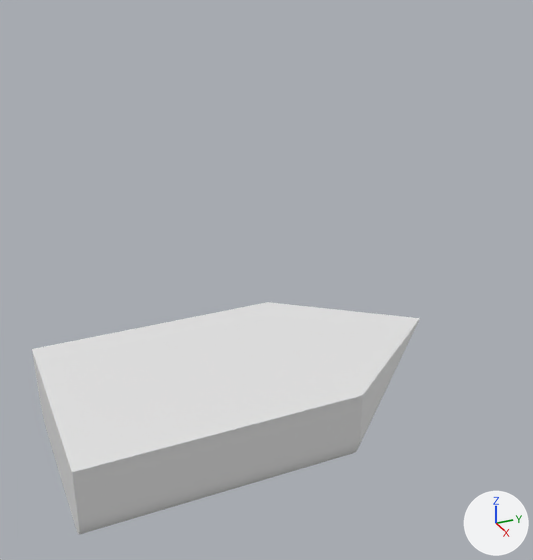
A saved change to the Blender file Blender/boot.blend.
Before and after are seen from a 50 mm camera at (14.77, -2.29, 10.41) aimed at (0.01, 4.35, 3.03). The lights are fixed; the arrows at lower right show +X, +Y and +Z.

The older version as bpy lines, for what is in view:
```python
me_cube = bpy.data.meshes.new('Cube')
me_cube.from_pydata(...)  # 62 vertices, 61 faces; spans x -2.64..2.64, y -1.0..8.99, z -1.0..1.0
me_cube.materials.append(mat_material)  # white #e7e7e7
ob_cube = bpy.data.objects.new('Cube', me_cube)
ob_cube.location = (0.0, 0.0, 0.0)
```
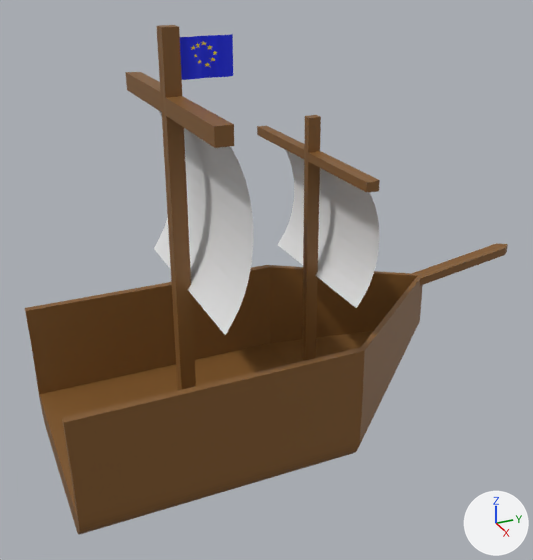
Commit message: boot
boot afgemaakt

Changed parts and their boxes (x1, y1, x2, y2) in the pictures (533 x 560 px):
'Cube', reshaped (24% wider, 118% taller): before (32, 302, 420, 535); after (25, 25, 508, 535)
part 1 of me_cube, added: after (278, 150, 379, 308)
part 2 of me_cube, added: after (154, 111, 253, 335)
part 3 of me_cube, built on: before (32, 302, 420, 534); after (25, 25, 508, 534)
part 4 of me_cube, recoloured (white to brown): (72, 395, 363, 535) in both

Patch to the scene script:
```diff
--- a/Blender/boot.blend.py
+++ b/Blender/boot.blend.py
@@ mat_vlag @@
+mat_vlag = principled_material('vlag')
+mat_vlag.base_color = (0.0, 0.0123, 0.8)  # blue #001de7
@@ mat_sterren @@
+mat_sterren = principled_material('sterren')
+mat_sterren.base_color = (0.8, 0.64, 0.0)  # yellow #e7d100
@@ mat_zeil @@
+mat_zeil = principled_material('zeil')
+mat_zeil.base_color = (0.8, 0.8, 0.8)  # white #e7e7e7
@@ mat_hout @@
+mat_hout = principled_material('hout')
+mat_hout.base_color = (0.225, 0.1, 0.0233)  # brown #82592a
@@ me_cube @@
 # used by ob_cube; location = (0.0, 0.0, 0.0)
-me_cube.from_pydata(...)  # 62 vertices, 61 faces; spans x -2.64..2.64, y -1.0..8.99, z -1.0..1.0
+me_cube.from_pydata(...)  # 355 vertices, 240 faces; spans x -3.0..3.0, y -1.03..11.76, z -1.0..8.92
+# me_cube part 1: a new loose piece of 28 vertices spanning x -2.09..2.09, y 5.6..6.1, z 2.97..5.91, in mat_zeil (white #e7e7e7)
+# me_cube part 2: a new loose piece of 28 vertices spanning x -2.55..2.52, y 2.31..2.94, z 3.23..7.41, in mat_zeil (white #e7e7e7)
+# me_cube part 3
+# 3 vertices are removed from x 0.0, y -1.0..8.99, z 1.0
+# 33 faces are deleted
+# 193 vertices are added at x -3.0..3.0, y -1.03..11.5, z -0.25..8.92
+# 11 new vertices lie (0.0, 0.0, 0.06) away from vertices in x -0.02..0.03, y 2.73..3.24, z 8.09..8.53
+# 10 new vertices lie (0.0, 0.0, 0.83) away from vertices in x -0.18..0.19, y 2.4..3.59, z 7.87
+# 9 new vertices lie (0.0, 0.0, 0.05) away from vertices in x -0.02..0.03, y 2.67..3.2, z 8.16..8.52
+# 6 new vertices lie (2.65, 0.03, 0.0) away from vertices in x -2.76, y 5.33..5.61, z 5.84..6.08
+# 6 new vertices lie (0.0, 0.03, -2.42) away from vertices in x -2.46..2.47, y -1.03..5.55, z 2.17
+# 5 new vertices lie (0.0, 2.79, 0.41) away from vertices in x -0.19..0.18, y 8.72..8.97, z 2.11..2.34
+# 112 new faces join them, mat_hout (brown #82592a)
+# 53 new faces join them, mat_vlag (blue #001de7)
+# 21 new faces join them, mat_sterren (yellow #e7d100)
+# me_cube part 4: 28 faces spanning x -2.64..2.64, y -1.0..5.58, z -1.0..1.0 switch from mat_material (white #e7e7e7) to mat_hout (brown #82592a)
+me_cube.materials.append(mat_zeil)  # white #e7e7e7
+me_cube.materials.append(mat_sterren)  # yellow #e7d100
+me_cube.materials.append(mat_vlag)  # blue #001de7
```
